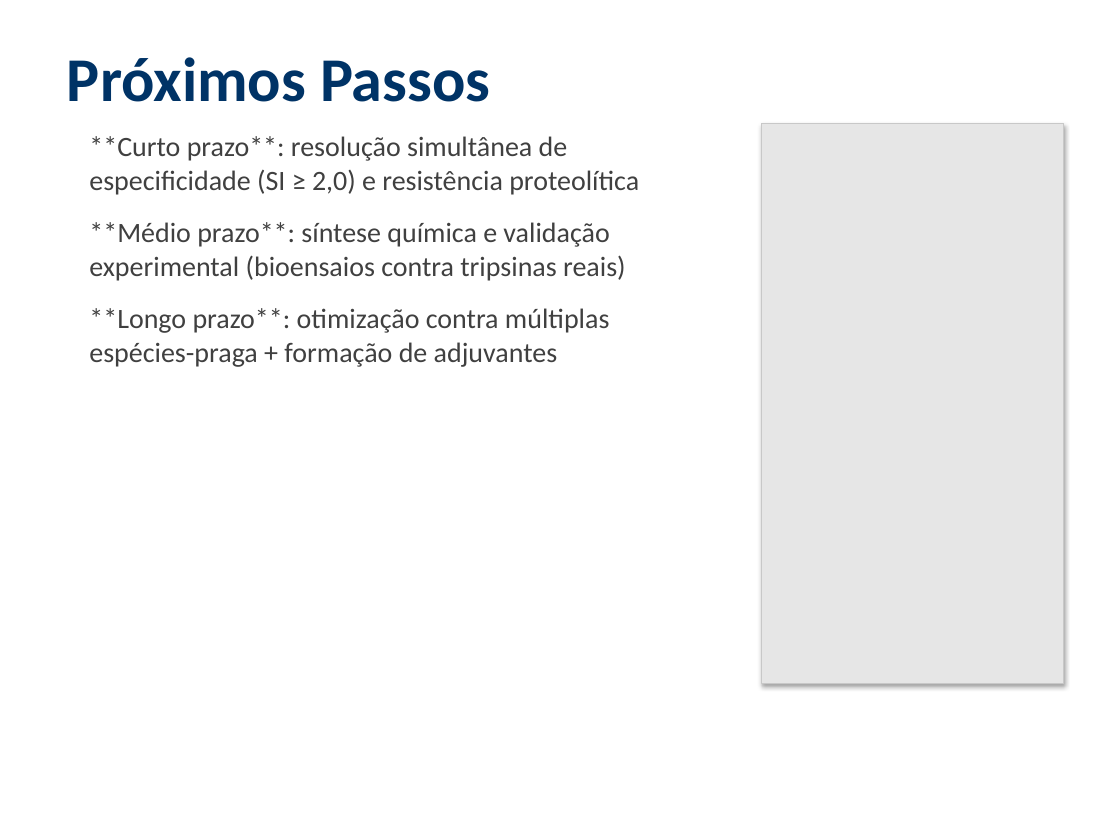
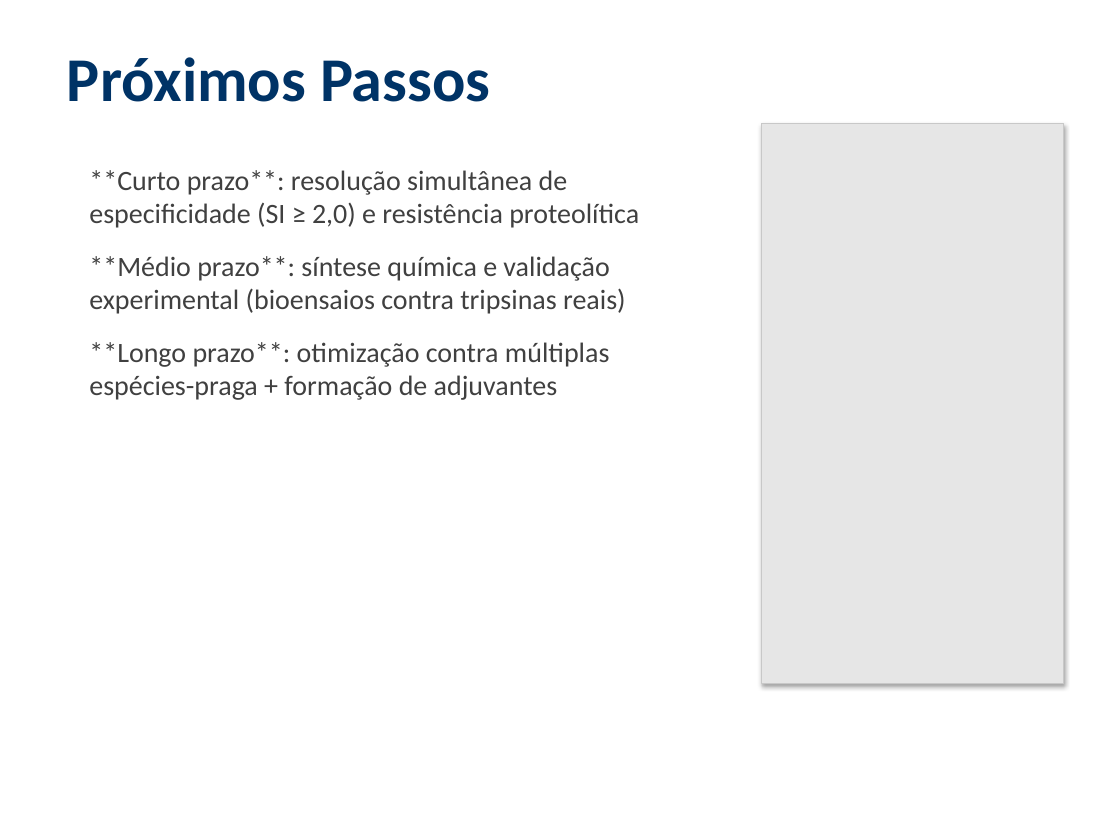
Before and after one commit to eulaliobqi/design-inibidores, a slide deck: slide 22 of apresentacao_design_inibidores.pptx. Drawn at 1120x840 pixels with LibreOffice and Linux fonts; fonts in the diff are those of the drawing. Boxes give left, top, right and bottom in pixels: in the first picture for what was removed or moved away, otherwise in the second. Text is boxed around its words. In the diff, an @@ line names an element or a change of style, - is before the commit and + after.

```diff
--- a/apresentacao_design_inibidores.pptx
+++ b/apresentacao_design_inibidores.pptx
@@ text "**Curto prazo**: resolução simultânea de ...": place and size @@
-text "**Curto prazo**: resolução simultânea de ..." at [89,136,639,367]
+text "**Curto prazo**: resolução simultânea de ..." at [89,170,639,400]
```
Also in this commit, not shown: 18 other slides changed, 3 slides added, 4 other files.
